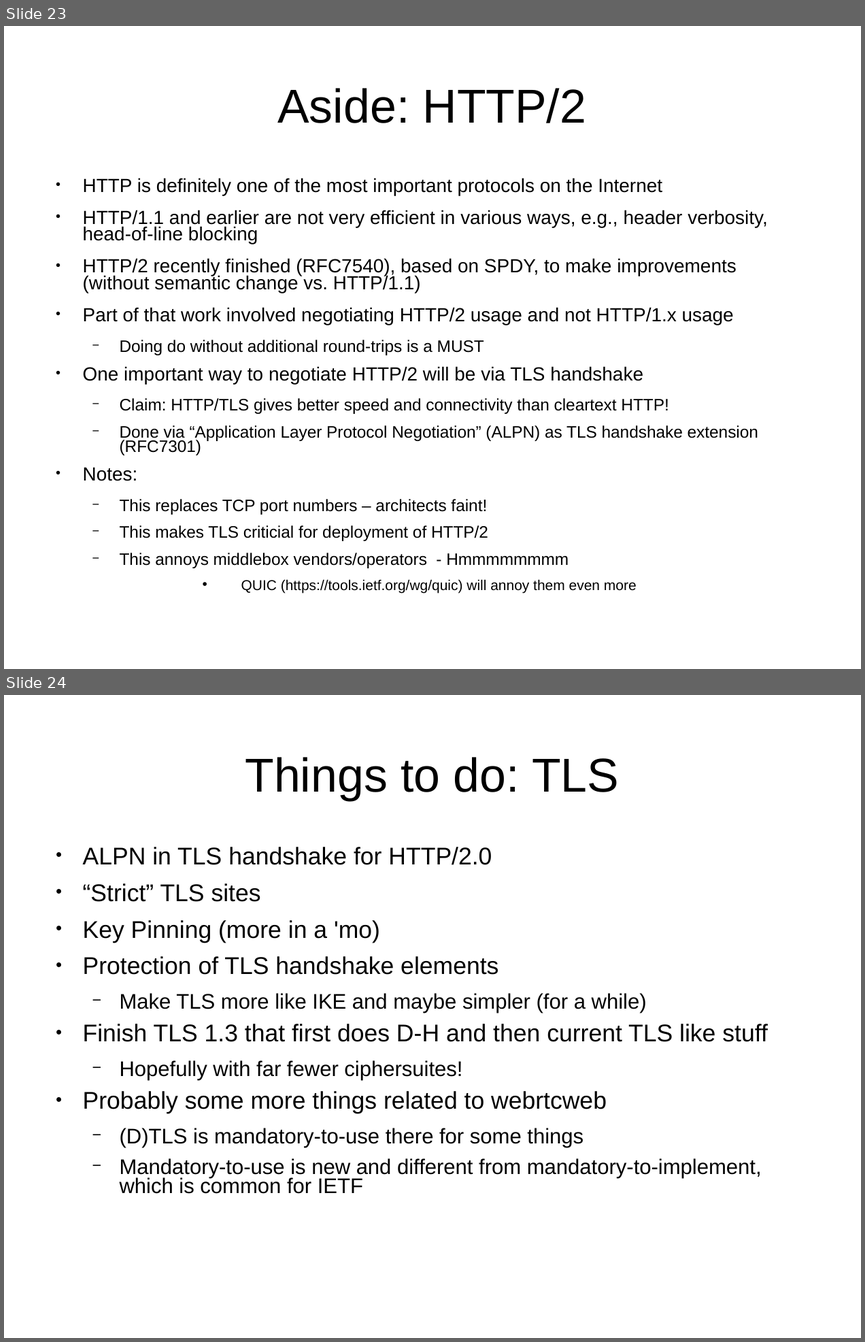
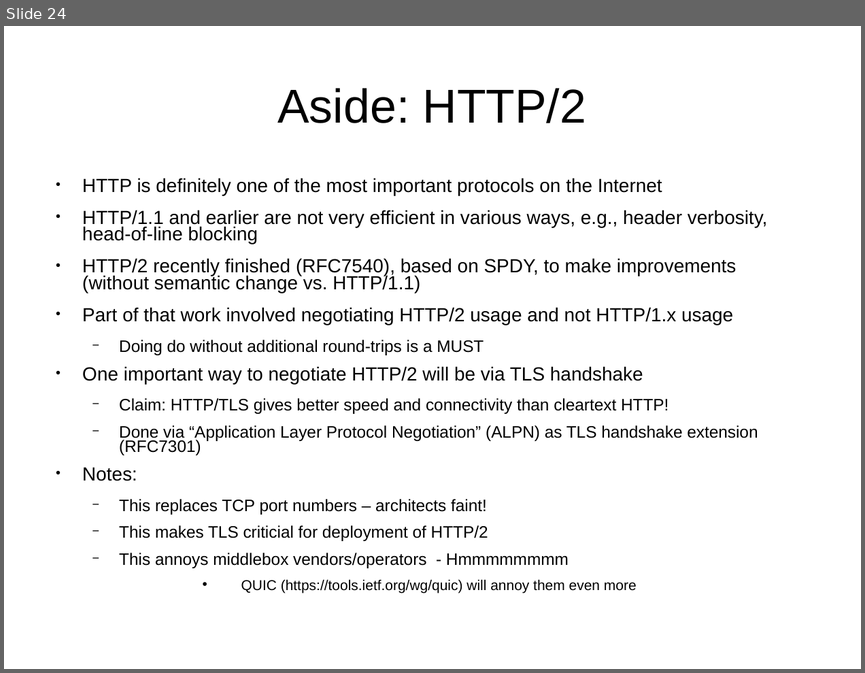
Before and after one commit to sftcd/cs7053, a slide deck: 2016lectures/07-tls-problems.ppt. Shown one above the other, each under a label of ours: slides 23 and 24 before the commit, slide 24 after it. The pictures are 865x1342 and 865x673 pixels, drawn with LibreOffice and Linux fonts; fonts in the diff are those of the drawing. Boxes give left, top, right and bottom in pixels: in the first picture for what was removed or moved away, otherwise in the second. Text is boxed around its words. In the diff, an @@ line names an element or a change of style, - is before the commit and + after.

```diff
--- a/2016lectures/07-tls-problems.ppt
+++ b/2016lectures/07-tls-problems.ppt
@@ slide 24 removed at (4, 695, 861, 1338), background #FFFFFF @@
@@ title removed at (245, 757, 619, 800) @@
-Things to do: TLS
@@ text removed at (83, 847, 768, 1193) @@
-● ALPN in TLS handshake for HTTP/2.0
-● “Strict” TLS sites
-● Key Pinning (more in a 'mo)
-● Protection of TLS handshake elements
-  − Make TLS more like IKE and maybe simpler (for a while)
-● Finish TLS 1.3 that first does D-H and then current TLS like stuff
-  − Hopefully with far fewer ciphersuites!
-● Probably some more things related to webrtcweb
-  − (D)TLS is mandatory-to-use there for some things
-  − Mandatory-to-use is new and different from mandatory-to-implement, which is common for IETF
@@ what was slide 23 is now slide 24 @@
@@ slide 24 changed as well @@
@@ text "HTTP is definitely one of ..." at (82, 178, 768, 592): indent changed @@
```
Also in this commit, not shown: 26 other slides changed, 1 slide added, 2 other files.
